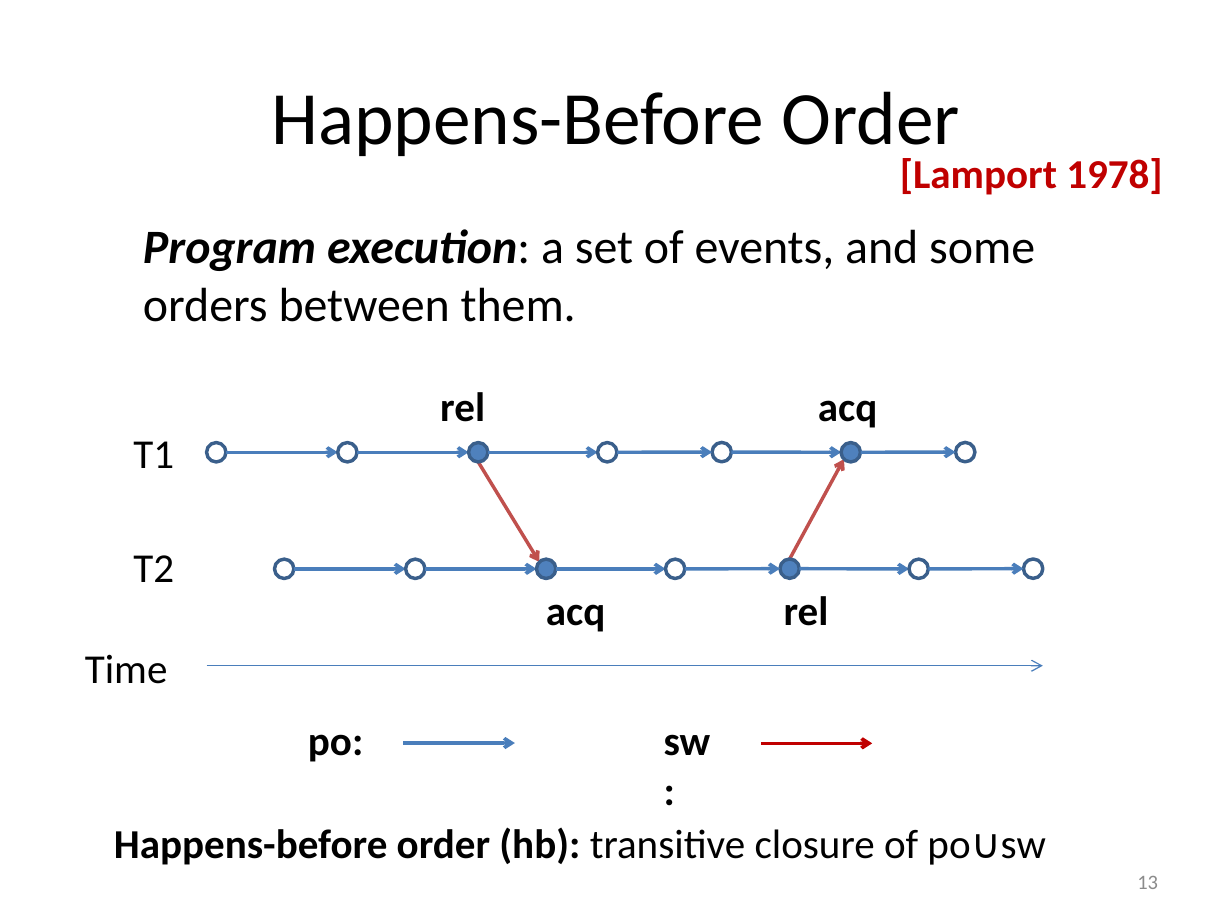
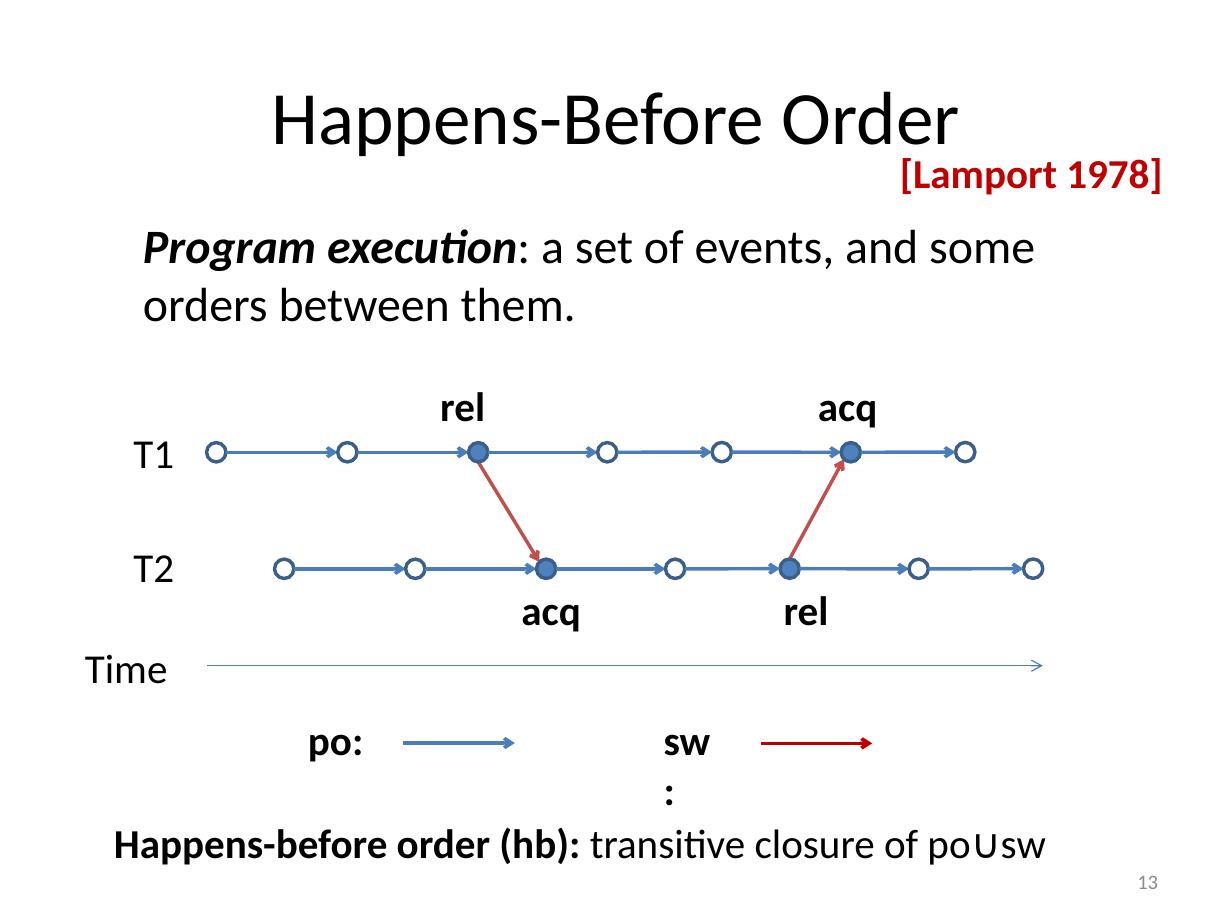
Before and after one commit to hongjin-liang/hongjin-liang.github.io, a slide deck: slide 13 of teaching/concurrency/02_JMM.pptx. Drawn at 1232x924 pixels with LibreOffice and Linux fonts; fonts in the diff are those of the drawing. Boxes give left, top, right and bottom in pixels: in the first picture for what was removed or moved away, otherwise in the second. Text is boxed around its words. In the diff, an @@ line names an element or a change of style, - is before the commit and + after.

```diff
--- a/teaching/concurrency/02_JMM.pptx
+++ b/teaching/concurrency/02_JMM.pptx
@@ text "acq": place and size @@
-text "acq" at bbox=[546, 604, 605, 632]
+text "acq" at bbox=[521, 604, 580, 632]
```
Also in this commit, not shown: 8 other slides changed, 1 slide added, 3 other files.
